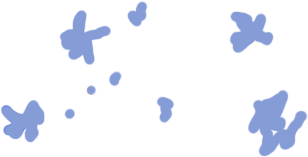
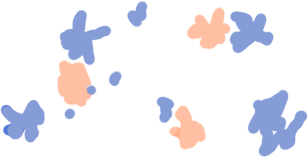
Layer changes from the first 308px x 157px image to the second:
showed "Layer 1 copy" over [0, 0, 308, 157]
showed "orange" over [57, 6, 232, 151]
